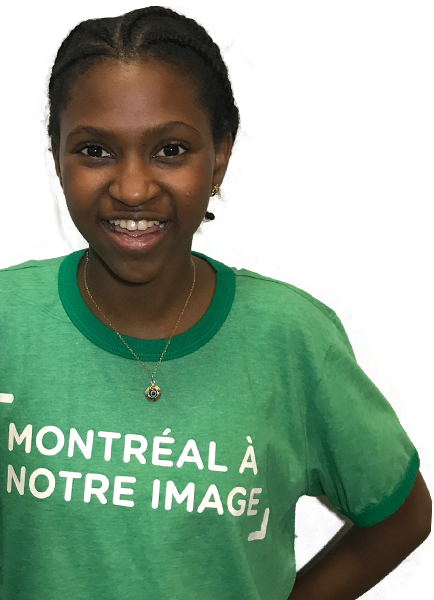
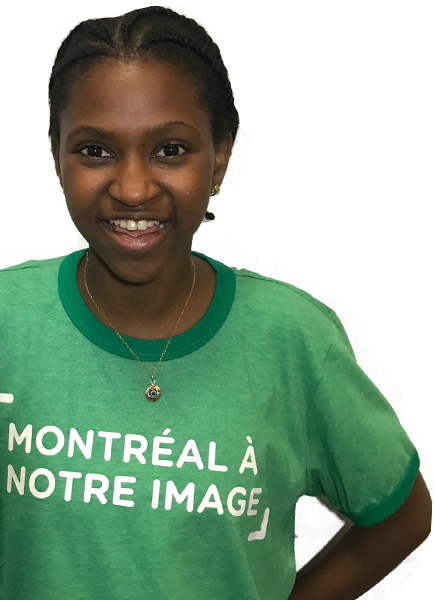
Before/after of a 434px x 600px layered artwork. What changed in the layer stack:
painted on "Calque 1" over (x1=28, y1=21, x2=258, y2=249)
